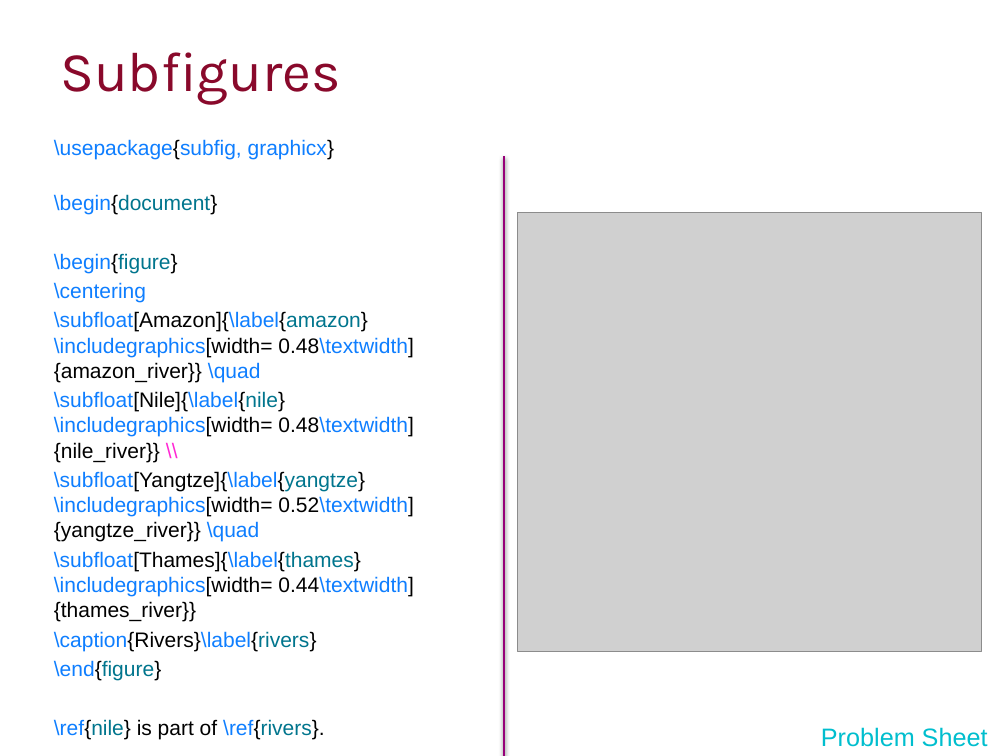
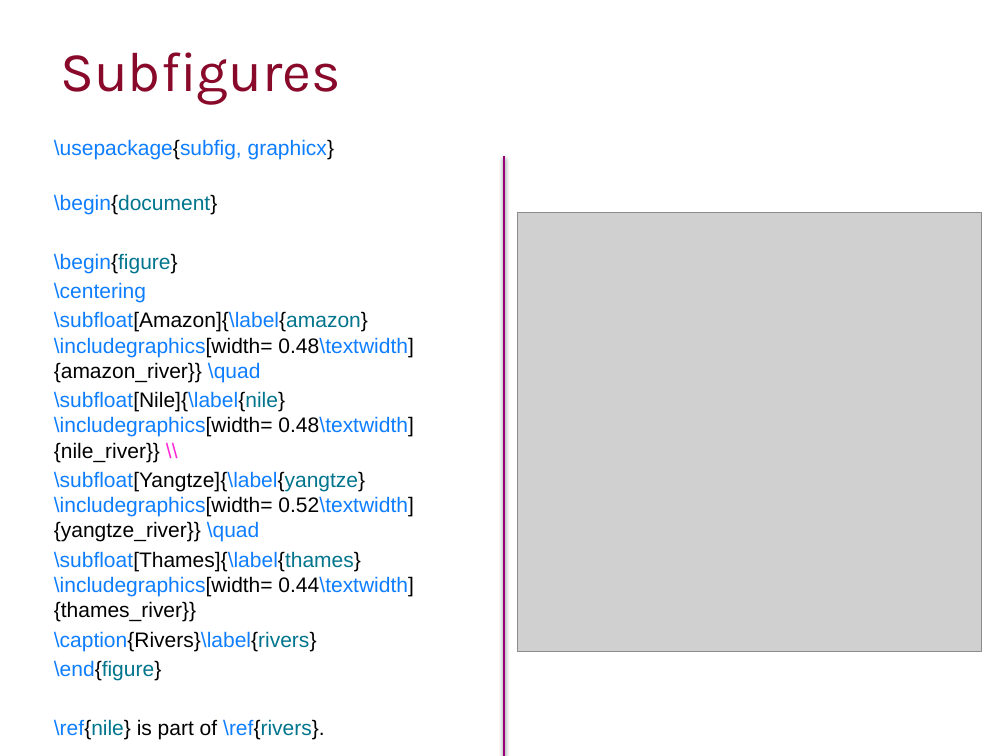
Before and after one commit to ImperialCollegeLondon/RCDS-writing-theses-in-latex, a slide deck: slide 28 of Writing Theses in Latex Slides.pptx. Drawn at 1008x756 pixels with LibreOffice and Linux fonts; fonts in the diff are those of the drawing; grey boxes stand for pictures; background and template pictures are left out. Boxes give left, top, right and bottom in pixels: in the first picture for what was removed or moved away, otherwise in the second. Text is boxed around its words. In the diff, an @@ line names an element or a change of style, - is before the commit and + after.

```diff
--- a/Writing Theses in Latex Slides.pptx
+++ b/Writing Theses in Latex Slides.pptx
@@ text removed at bbox=[821, 727, 988, 747] @@
-Problem Sheet
```
Also in this commit, not shown: 1 slide added, 2 other files.
